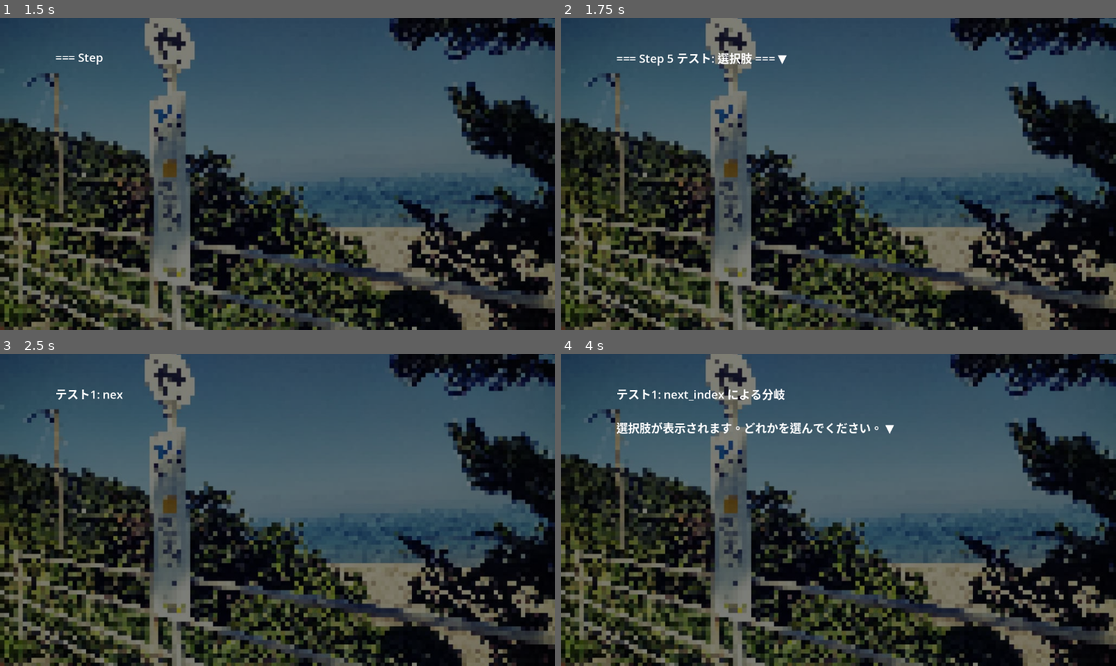
Above: before the commit, frames 1-4 (two rows, left to right).
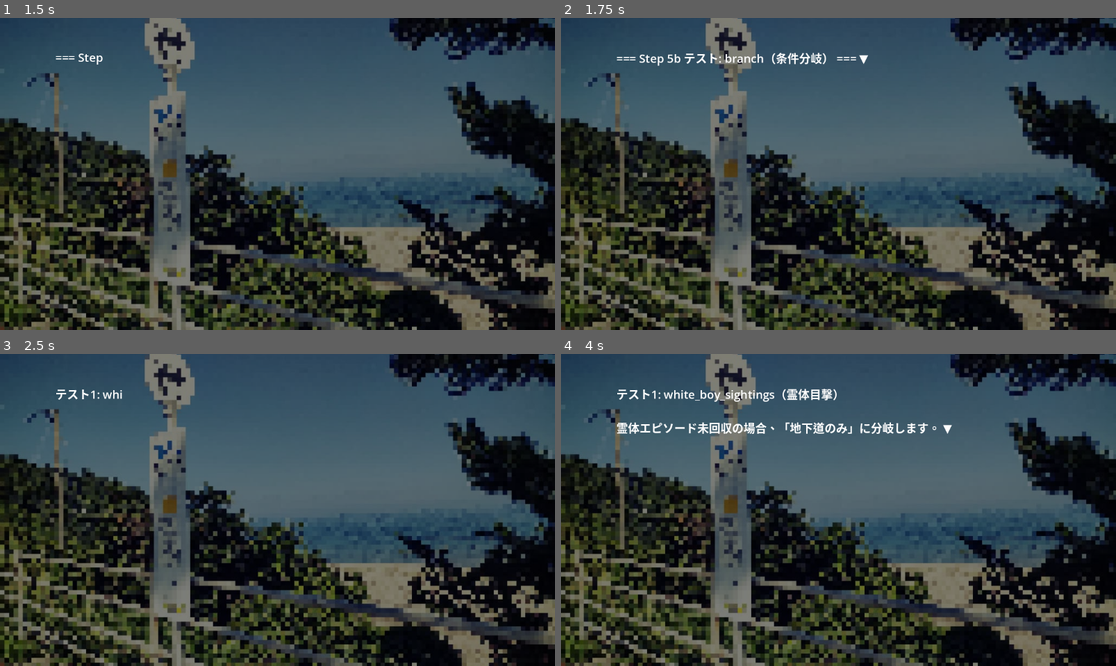
Above: after the commit, the same moments.

Repository: azukigame-s/kiminokoe
Game: Godot game, scene res://scenes/test_scenario_engine.tscn
Same seed, same stepped clock (60 frames per second), same inputs: the game is played once before the commit and once after it. This scene is started directly instead of the project's main scene.
Inputs (mouse positions are in pixels of both pictures, inside the frame that each line leads up to):
- Up to frame 1 (1.5 s): tap Enter at 0.5, 0.6 s; move the mouse to (399, 158) at 0.52 s; hold D 0.53-1.28 s; click (399, 158) at 0.67 s; tap Space at 0.77 s; move the mouse to (166, 189) at 1.27 s; hold Down from 1.28 s (still down); tap B at 1.35 s
- Up to frame 2 (1.75 s): keep holding Down; tap Space at 1.52 s
- Up to frame 3 (2.5 s): tap Space at 2 s; move the mouse to (333, 441) at 2.02 s; release Down at 2.03 s; hold D from 2.03 s (still down); tap C at 2.1 s
- Up to frame 4 (4 s): move the mouse to (810, 572) at 2.77 s; release D at 2.78 s; hold Up 2.78-3.53 s; tap E at 2.85 s; click (810, 572) at 2.92 s; tap Space at 3.02, 3.77 s; move the mouse to (1005, 556) at 3.52 s; hold A from 3.53 s (still down); tap Ctrl at 3.6 s

Frame 1 is identical in both runs. In frame 2, 0.6% of the frame differs, in the area x 20-56%, y 11-15%; in frame 3, less than 0.1%; in frame 4, 1.8%, in the area x 10-71%, y 11-26%.

Commit message:
🚧 システム条件分岐の実装

Diff:
--- /dev/null
+++ b/scenarios/test_step5b.json
@@ -0,0 +1,69 @@
+[
+	{"type": "background", "path": "res://assets/backgrounds/busstop.jpg"},
+
+	{"type": "dialogue", "text": "=== Step 5b テスト: branch（条件分岐） ===", "new_page": true},
+
+	{"type": "dialogue", "text": "テスト1: white_boy_sightings（霊体目撃）", "new_page": true},
+	{"type": "dialogue", "text": "霊体エピソード未回収の場合、「地下道のみ」に分岐します。"},
+
+	{
+		"type": "branch",
+		"condition": "white_boy_sightings",
+		"branches": {
+			"seen": 100,
+			"not_seen": 200
+		}
+	},
+
+	{"type": "index", "index": 100},
+	{"type": "dialogue", "text": "【seen】霊体を複数箇所で目撃しています。", "new_page": true},
+	{"type": "jump", "index": 300},
+
+	{"type": "index", "index": 200},
+	{"type": "dialogue", "text": "【not_seen】霊体は地下道でのみ目撃しています。", "new_page": true},
+	{"type": "jump", "index": 300},
+
+	{"type": "index", "index": 300},
+	{"type": "dialogue", "text": "white_boy_sightings テスト完了！", "new_page": true},
+
+	{"type": "dialogue", "text": "テスト2: day_1010_ending（エピソード回収率）", "new_page": true},
+	{"type": "dialogue", "text": "現在の回収率に応じた分岐に進みます。"},
+
+	{
+		"type": "branch",
+		"condition": "day_1010_ending",
+		"branches": {
+			"true_ready": 1000,
+			"high": 2000,
+			"medium": 3000,
+			"low": 4000,
+			"minimum": 5000
+		}
+	},
+
+	{"type": "index", "index": 1000},
+	{"type": "dialogue", "text": "【true_ready】トゥルー条件達成！秘密基地 + ep_1,2,3 回収済み", "new_page": true},
+	{"type": "jump", "index": 9000},
+
+	{"type": "index", "index": 2000},
+	{"type": "dialogue", "text": "【high】高回収（5個以上）", "new_page": true},
+	{"type": "jump", "index": 9000},
+
+	{"type": "index", "index": 3000},
+	{"type": "dialogue", "text": "【medium】中回収（3〜4個）", "new_page": true},
+	{"type": "jump", "index": 9000},
+
+	{"type": "index", "index": 4000},
+	{"type": "dialogue", "text": "【low】低回収（1〜2個）", "new_page": true},
+	{"type": "jump", "index": 9000},
+
+	{"type": "index", "index": 5000},
+	{"type": "dialogue", "text": "【minimum】最低（0個）", "new_page": true},
+	{"type": "jump", "index": 9000},
+
+	{"type": "index", "index": 9000},
+	{"type": "dialogue", "text": "day_1010_ending テスト完了！", "new_page": true},
+
+	{"type": "dialogue", "text": "=== Step 5b テスト完了 ===", "new_page": true},
+	{"type": "dialogue", "text": "条件分岐の動作が正常に確認されました！"}
+]
--- a/scripts/core/scenario_engine.gd
+++ b/scripts/core/scenario_engine.gd
@@ -81,6 +81,9 @@
 			"choice":
 				await handle_choice(command)
 				continue  # current_indexはchoice内で設定済み
+			"branch":
+				handle_branch(command)
+				continue  # current_indexはbranch内で設定済み
 
 		# 通常のコマンドはCommandExecutorで処理
 		await command_executor.execute(command, skip_controller)
@@ -168,6 +171,33 @@
 		handle_jump({"index": target_index})
 	else:
 		# next_index も scenario もない場合は次のコマンドへ
+		current_index += 1
+
+## branch コマンドの処理（システムデータによる条件分岐）
+func handle_branch(command: Dictionary) -> void:
+	var condition = command.get("condition", "")
+	var branches = command.get("branches", {})
+
+	if condition.is_empty() or branches.is_empty():
+		push_error("[ScenarioEngine] branch: condition or branches is empty")
+		current_index += 1
+		return
+
+	# TrophyManager から条件を評価
+	var trophy_manager = get_node_or_null("/root/TrophyManager")
+	if not trophy_manager:
+		push_error("[ScenarioEngine] branch: TrophyManager が見つかりません")
+		current_index += 1
+		return
+
+	var result = trophy_manager.evaluate_condition(condition)
+	print("[ScenarioEngine] branch: condition=%s result=%s" % [condition, result])
+
+	if branches.has(result):
+		var target_index = branches[result]
+		handle_jump({"index": target_index})
+	else:
+		push_warning("[ScenarioEngine] branch: result '%s' に対応する分岐がありません" % result)
 		current_index += 1
 
 ## episode_clear コマンドの処理
--- a/scripts/test_scenario_engine.gd
+++ b/scripts/test_scenario_engine.gd
@@ -1,7 +1,7 @@
 extends Control
 
 ## ScenarioEngine のテストスクリプト
-## Step 5: 選択肢のテスト
+## Step 5b: branch（条件分岐）のテスト
 
 # スクリプトをpreloadで読み込み
 const BackgroundDisplayScript = preload("res://scripts/ui/background_display.gd")
@@ -144,12 +144,12 @@
 	print("[TestScenarioEngine] テストシナリオ実行開始")
 
 	# JSONファイルからテストシナリオを読み込み
-	var scenario_data = await scenario_engine.load_scenario_data("test_step5")
+	var scenario_data = await scenario_engine.load_scenario_data("test_step5b")
 	if scenario_data.is_empty():
 		print("[TestScenarioEngine] テストシナリオの読み込みに失敗しました")
 		return
 
-	await scenario_engine.start_scenario(scenario_data, "test_step5")
+	await scenario_engine.start_scenario(scenario_data, "test_step5b")
 
 	print("[TestScenarioEngine] テストシナリオ完了")
 
--- a/scripts/trophy_manager.gd
+++ b/scripts/trophy_manager.gd
@@ -209,6 +209,21 @@
 		if is_episode_cleared(episode_id):
 			count += 1
 	return count
+
+## 霊体エピソード（ep_1, ep_2, ep_3）を1つ以上見たかどうか
+func has_seen_ghost_episodes() -> bool:
+	return is_episode_cleared("ep_1") or is_episode_cleared("ep_2") or is_episode_cleared("ep_3")
+
+## 条件名から分岐結果を評価（branch コマンド用）
+func evaluate_condition(condition_name: String) -> String:
+	match condition_name:
+		"white_boy_sightings":
+			return "seen" if has_seen_ghost_episodes() else "not_seen"
+		"day_1010_ending":
+			return get_day_1010_ending_type()
+		_:
+			push_error("[TrophyManager] Unknown condition: " + condition_name)
+			return ""
 
 ## 10月10日エンド分岐の判定
 func get_day_1010_ending_type() -> String:
